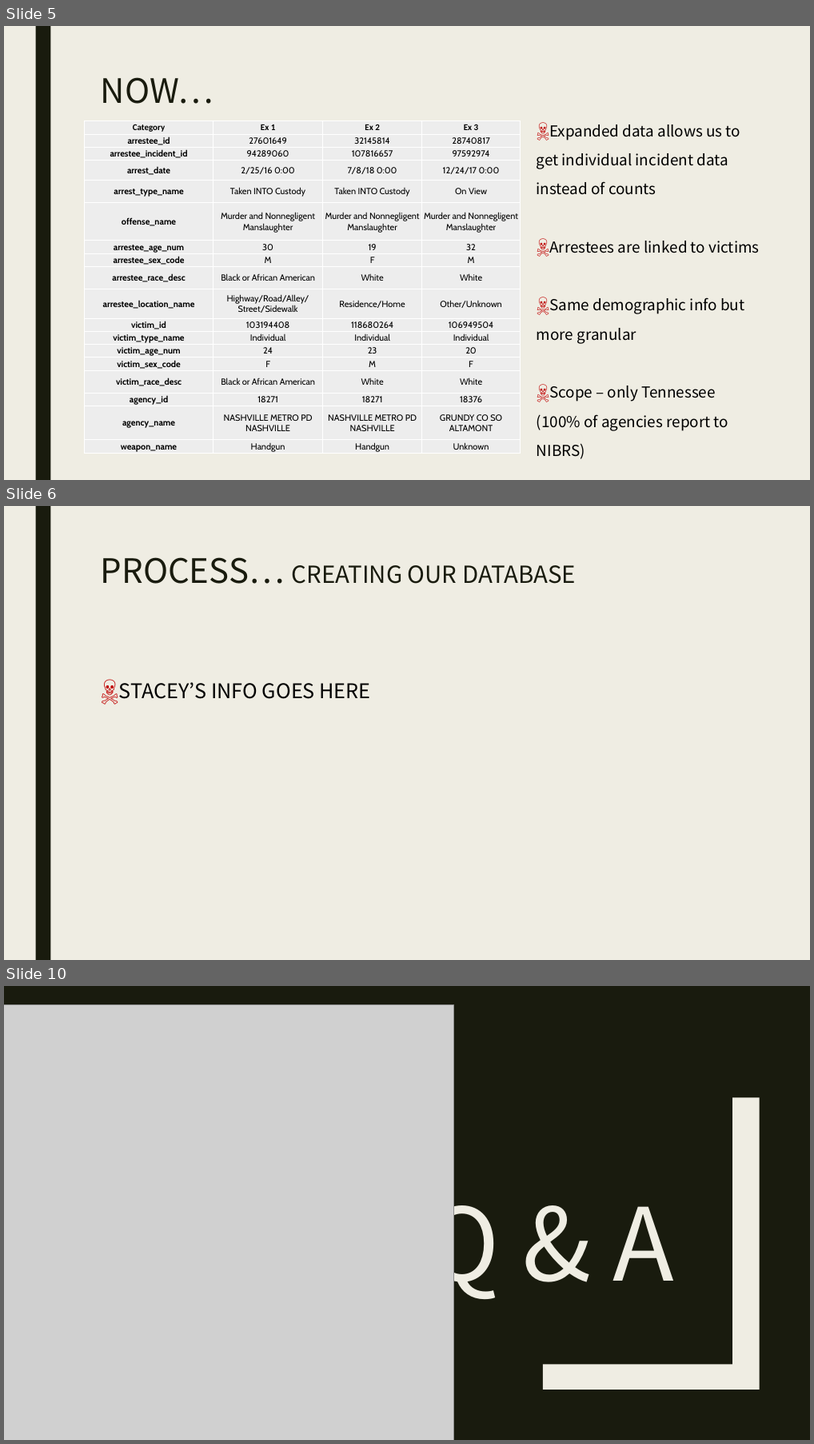
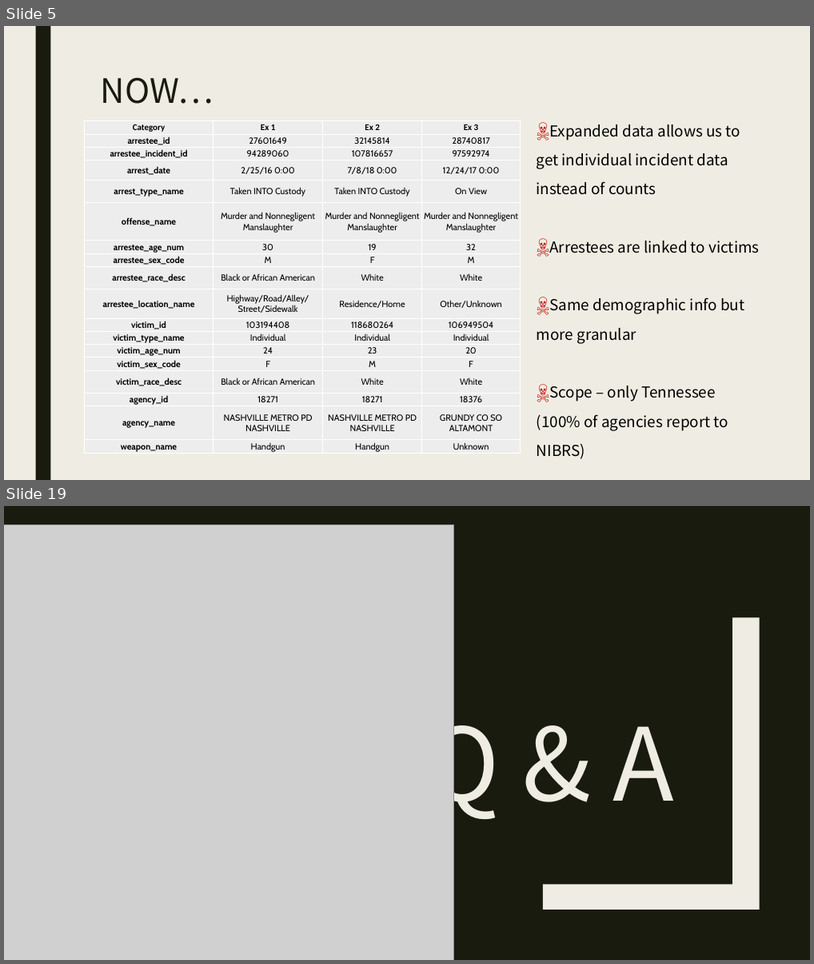
Before and after one commit to karenemcgee/HomicideMachineLearning, a slide deck: Homicide_Machine_Learning.pptx. Shown one above the other, each under a label of ours: slides 5, 6 and 10 before the commit, slides 5 and 19 after it; the slides between them are not shown. The pictures are 814x1444 and 814x964 pixels, drawn with LibreOffice and Linux fonts; fonts in the diff are those of the drawing; grey boxes stand for pictures. Boxes give left, top, right and bottom in pixels: in the first picture for what was removed or moved away, otherwise in the second. Text is boxed around its words. In the diff, an @@ line names an element or a change of style, - is before the commit and + after.

```diff
--- a/Homicide_Machine_Learning.pptx
+++ b/Homicide_Machine_Learning.pptx
@@ slide 6 removed at [4, 506, 810, 960], background #EFEDE3; not listed: 1 template element that a slide beside it also shows @@
@@ title removed at [101, 557, 576, 584] @@
-PROCESS… CREATING OUR DATABASE
@@ text removed at [119, 682, 371, 699] @@
-☠ STACEY’S INFO GOES HERE
@@ what was slide 10 is now slide 19 @@
```
Also in this commit, not shown: 1 slide changed, 12 slides added, 2 other slides removed, 23 other files.
